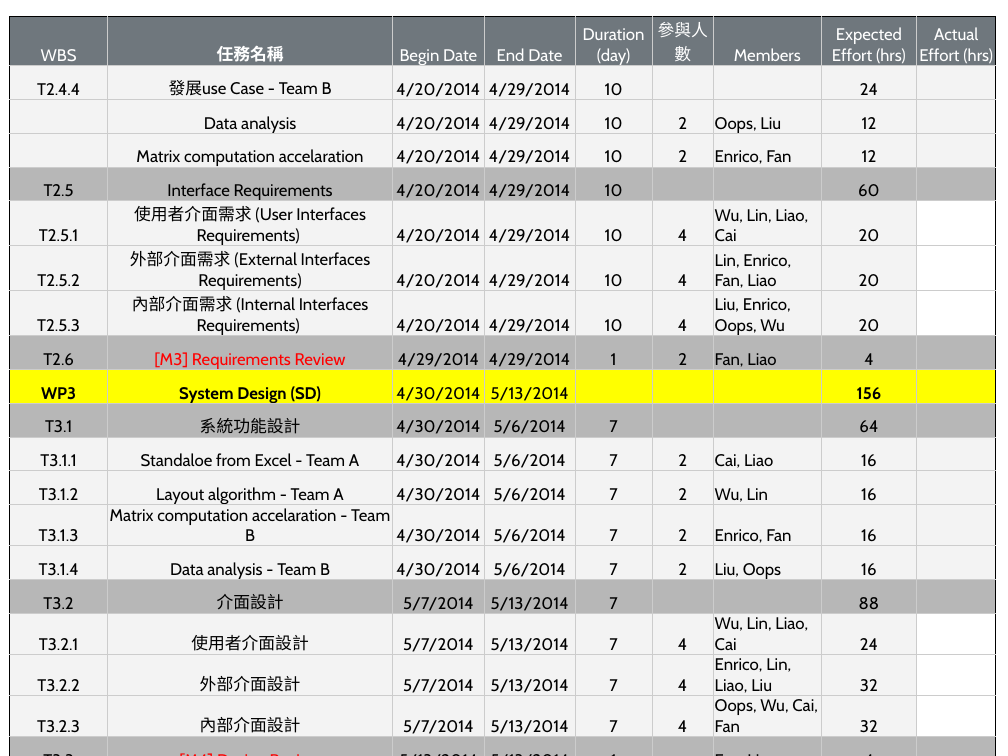
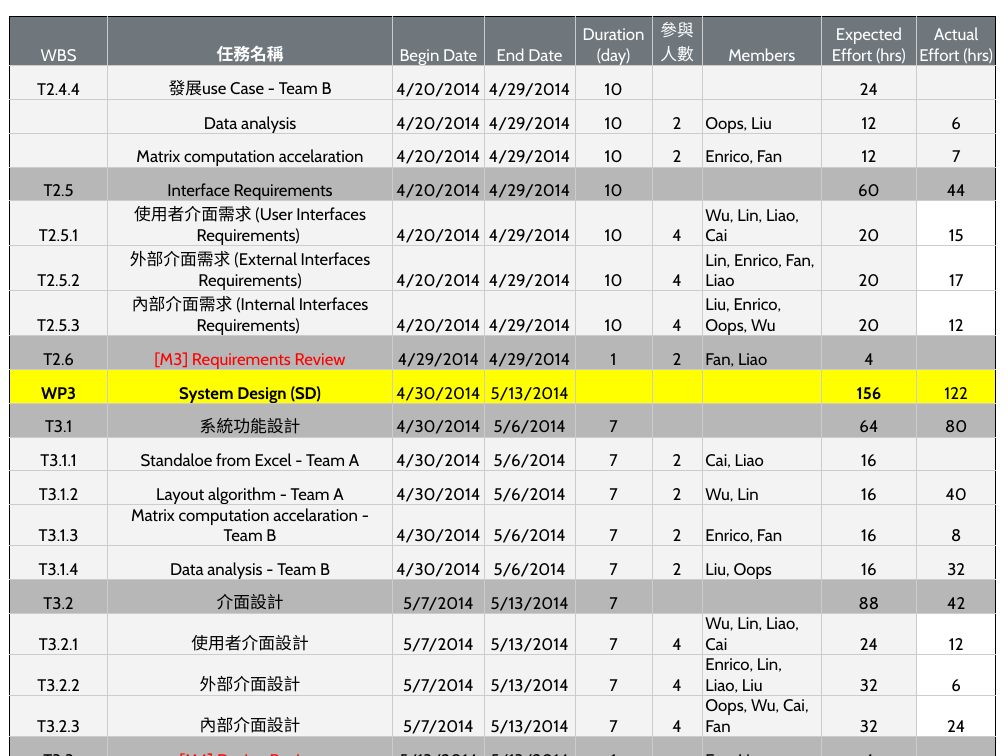
Before and after one commit to 2014-sed-team3/term-project, a slide deck: slide 39 of project/report/report.pptx (slide 30 before the commit). Drawn at 1008x756 pixels with LibreOffice and Linux fonts; fonts in the diff are those of the drawing. Boxes give left, top, right and bottom in pixels: in the first picture for what was removed or moved away, otherwise in the second. Text is boxed around its words. In the diff, an @@ line names an element or a change of style, - is before the commit and + after.

```diff
--- a/project/report/report.pptx
+++ b/project/report/report.pptx
@@ table at [10, 17, 997, 746] @@
-row 3, column 9: 
+row 3, column 9: 6
-row 4, column 9: 
+row 4, column 9: 7
-row 5, column 9: 
+row 5, column 9: 44
-row 6, column 9: 
+row 6, column 9: 15
-row 7, column 9: 
+row 7, column 9: 17
-row 8, column 9: 
+row 8, column 9: 12
-row 10, column 9: 
+row 10, column 9: 122
-row 11, column 9: 
+row 11, column 9: 80
-row 13, column 9: 
+row 13, column 9: 40
-row 14, column 9: 
+row 14, column 9: 8
-row 15, column 9: 
+row 15, column 9: 32
-row 16, column 9: 
+row 16, column 9: 42
-row 17, column 9: 
+row 17, column 9: 12
-row 18, column 9: 
+row 18, column 9: 6
-row 19, column 9: 
+row 19, column 9: 24
```
Also in this commit, not shown: 11 other slides changed, 10 slides added, 2 other files.
